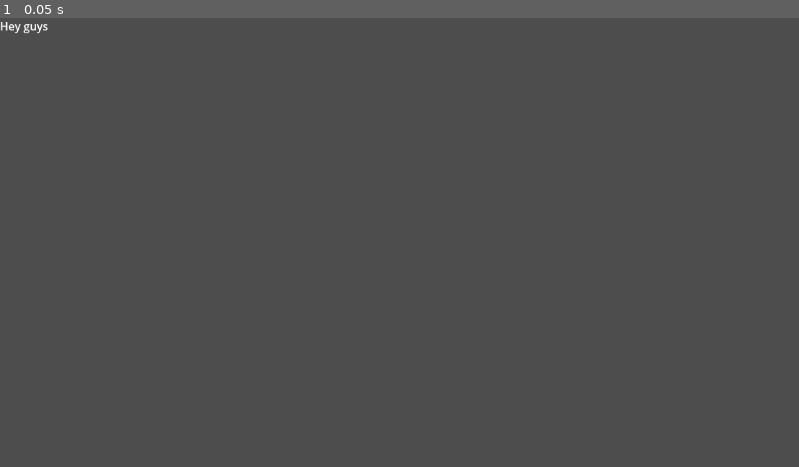
Above: before the commit, frame 1.
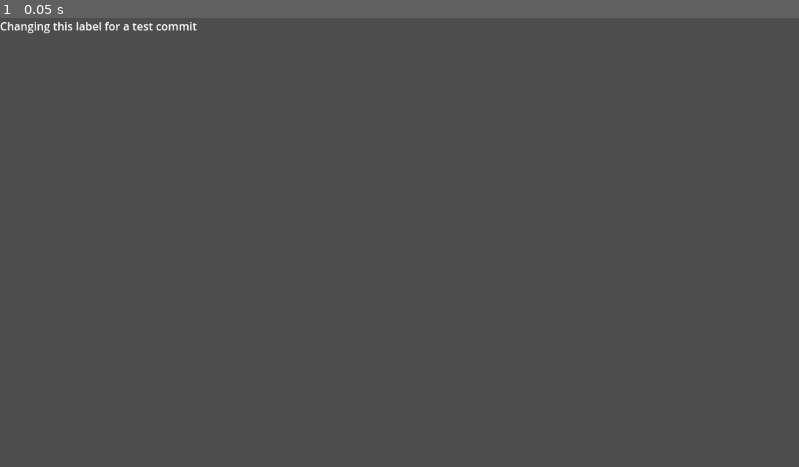
Above: after the commit, the same moment.

Repository: gtgplazed0/OSACS_project
Game: Godot game, scene res://Scenes/base_node.tscn
Same seed, same stepped clock (60 frames per second), same inputs: the game is played once before the commit and once after it.
Inputs:
- Up to frame 1 (0.05 s): no input

The runs differ from the first frame. In frame 1, 0.3% of the frame differs, in the area x 0-25%, y 0-4%.

Commit message:
Test commit No.2
This is a test commit. I changed the label in the main folder.

Diff:
--- a/OsacsProject/Scenes/base_node.tscn
+++ b/OsacsProject/Scenes/base_node.tscn
@@ -5,5 +5,6 @@
 [node name="Hello" type="Label" parent="."]
 offset_right = 640.0
 offset_bottom = 313.0
-text = "Hey guys
+text = "Changing this label for a test commit
+
 "
